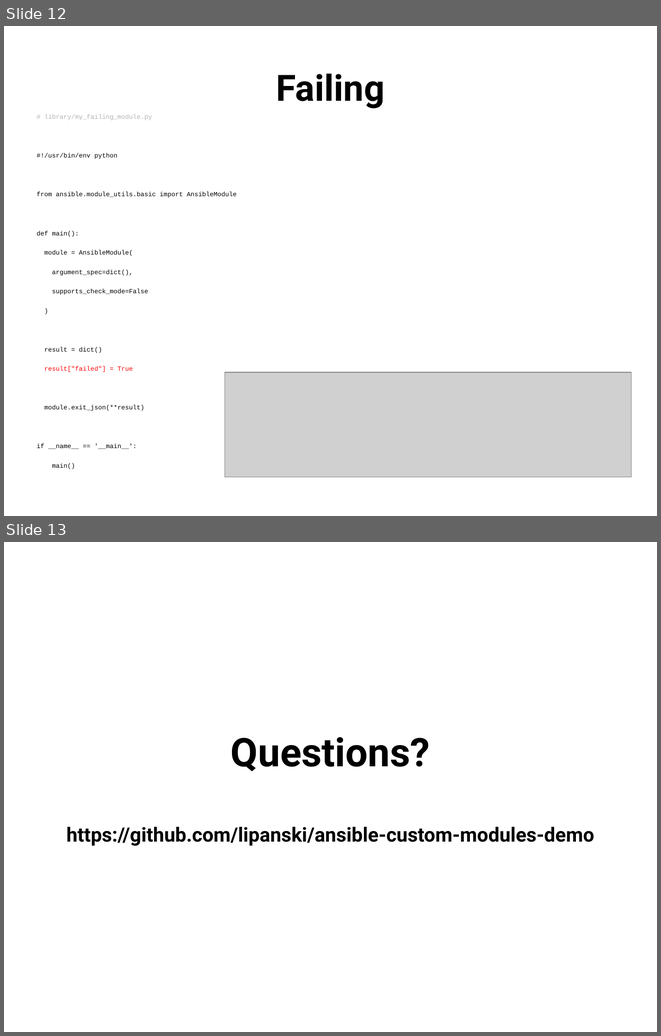
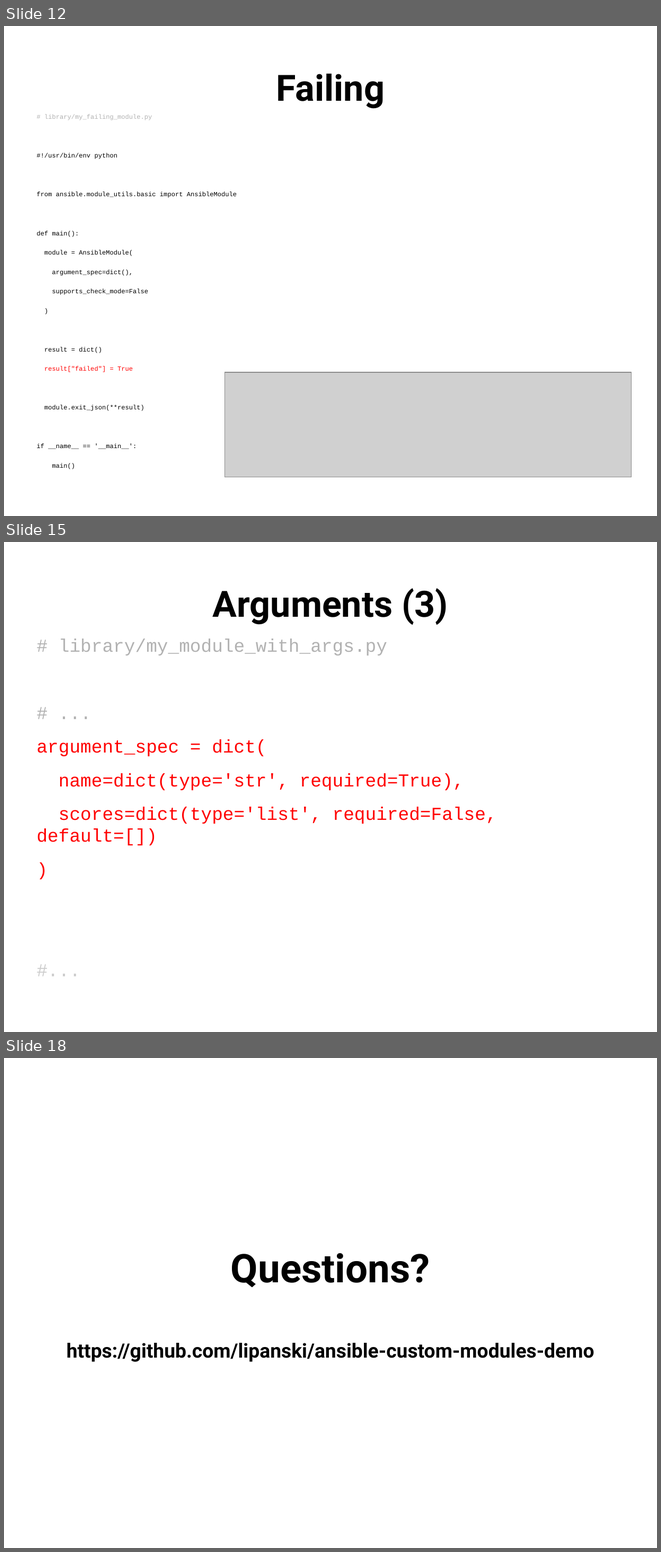
Before and after one commit to lipanski/ansible-custom-modules-demo, a slide deck: slides/custom-modules.odp. Shown one above the other, each under a label of ours: slides 12 and 13 before the commit, slides 12, 15 and 18 after it; the slides between them are not shown. The pictures are 661x1036 and 661x1552 pixels, drawn with LibreOffice and Linux fonts; fonts in the diff are those of the drawing; grey boxes stand for pictures. Boxes give left, top, right and bottom in pixels: in the first picture for what was removed or moved away, otherwise in the second. Text is boxed around its words. In the diff, an @@ line names an element or a change of style, - is before the commit and + after.

Commit message:
module_with_args and my_ruby_module

```diff
--- a/slides/custom-modules.odp
+++ b/slides/custom-modules.odp
@@ slide 15 added at box(4, 542, 657, 1032), background #FFFFFF @@
@@ title added at box(213, 588, 448, 625), 44 pt, text #000000, bold @@
+Arguments (3)
@@ text added at box(37, 638, 497, 845), 22.2 pt, text #FF0000 @@
+# library/my_module_with_args.py
+# ...
+argument_spec = dict(
+name=dict(type='str', required=True),
+scores=dict(type='list', required=False, default=[])
+)
+#...
@@ what was slide 13 is now slide 18 @@
```
Also in this commit, not shown: 2 slides changed, 4 other slides added, 4 other files.
